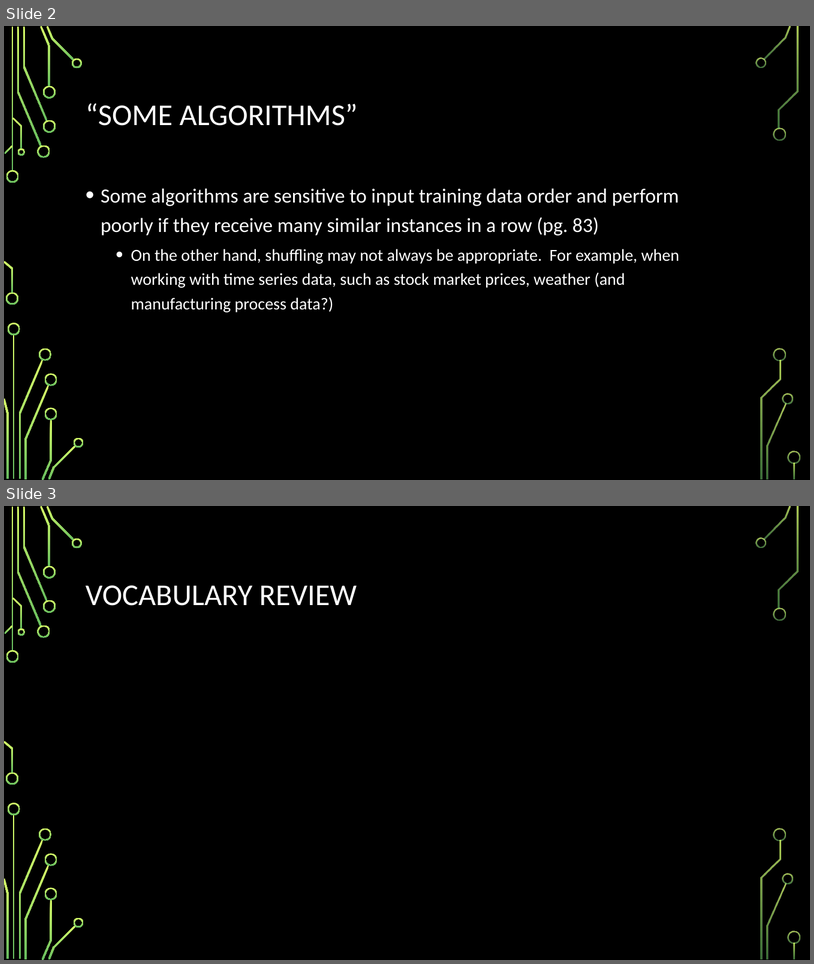
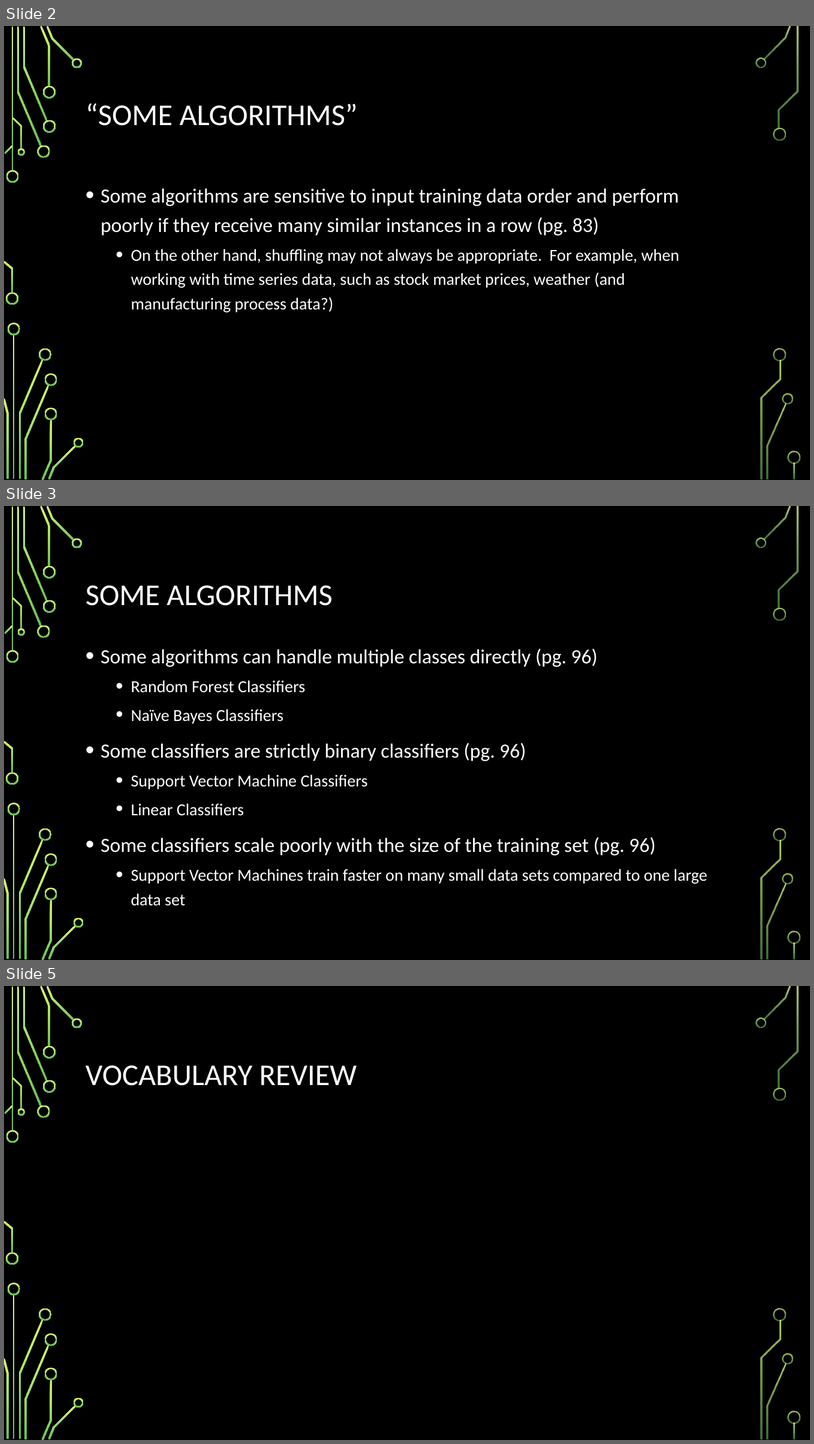
Before and after one commit to astidham2003/ml-study-group, a slide deck: chapter_3/chapter_3.pptx. Shown one above the other, each under a label of ours: slides 2 and 3 before the commit, slides 2, 3 and 5 after it; the slides between them are not shown. The pictures are 814x964 and 814x1444 pixels, drawn with LibreOffice and Linux fonts; fonts in the diff are those of the drawing; background and template pictures are left out. Boxes give left, top, right and bottom in pixels: in the first picture for what was removed or moved away, otherwise in the second. Text is boxed around its words. In the diff, an @@ line names an element or a change of style, - is before the commit and + after.

Commit message:
Multiclass classifiers

```diff
--- a/chapter_3/chapter_3.pptx
+++ b/chapter_3/chapter_3.pptx
@@ slide 3 added at [4,506,810,960], background picture (left out); not listed: 36 template elements that a slide beside it also shows @@
@@ title added at [86,585,332,606], 36 pt, text #FFFFFF @@
+SOME ALGORITHMS
@@ text added at [101,648,708,906], 20 pt, text #FFFFFF @@
+• Some algorithms can handle multiple classes directly (pg. 96)
+  • Random Forest Classifiers
+  • Naïve Bayes Classifiers
+• Some classifiers are strictly binary classifiers (pg. 96)
+  • Support Vector Machine Classifiers
+  • Linear Classifiers
+• Some classifiers scale poorly with the size of the training set (pg. 96)
+  • Support Vector Machines train faster on many small data sets compared to one large data set
@@ what was slide 3 is now slide 5 @@
```
Also in this commit, not shown: 1 other slide added, 2 other files.
